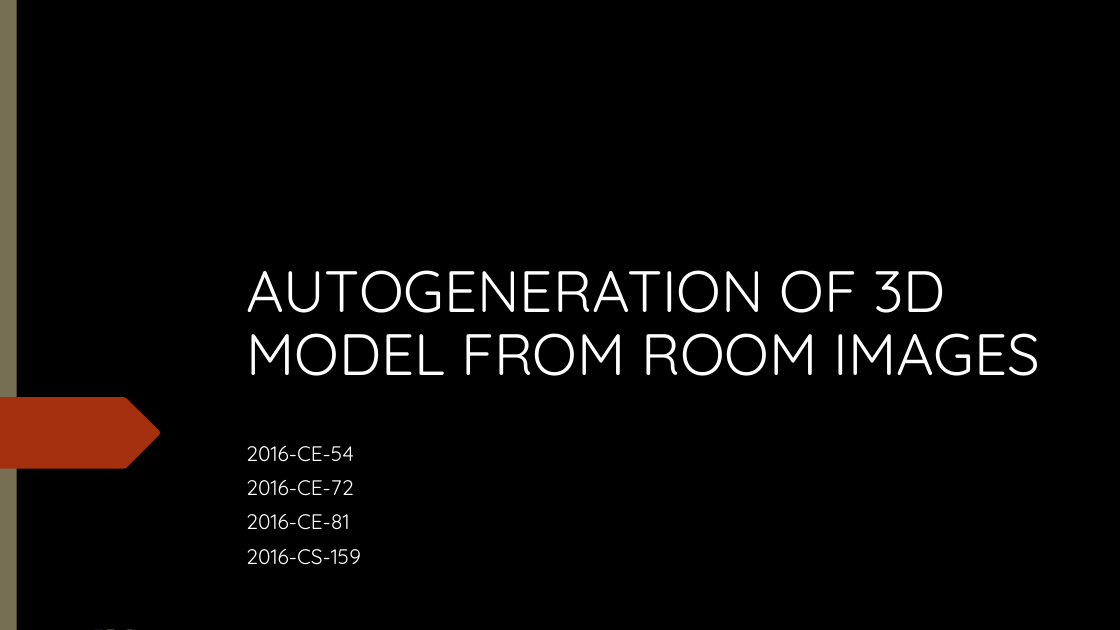
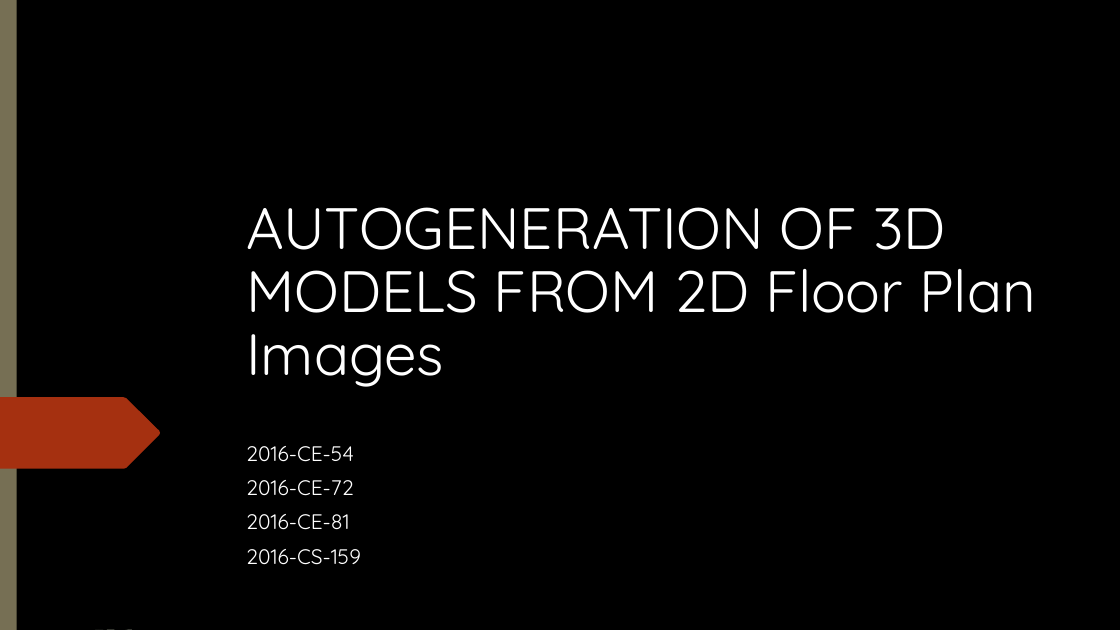
Before and after one commit to 15831944/2d-to-3d, a slide deck: slide 1 of Project slides.pptx. Drawn at 1120x630 pixels with LibreOffice and Linux fonts; fonts in the diff are those of the drawing; background and template pictures are left out. Boxes give left, top, right and bottom in pixels: in the first picture for what was removed or moved away, otherwise in the second. Text is boxed around its words. In the diff, an @@ line names an element or a change of style, - is before the commit and + after.

```diff
--- a/Project slides.pptx
+++ b/Project slides.pptx
@@ title at [246, 207, 1036, 387]: text changed @@
-AUTOGENERATION OF 3D MODEL FROM ROOM IMAGES
+AUTOGENERATION OF 3D MODELS FROM 2D Floor Plan Images
```
Also in this commit, not shown: 5 other slides changed.
